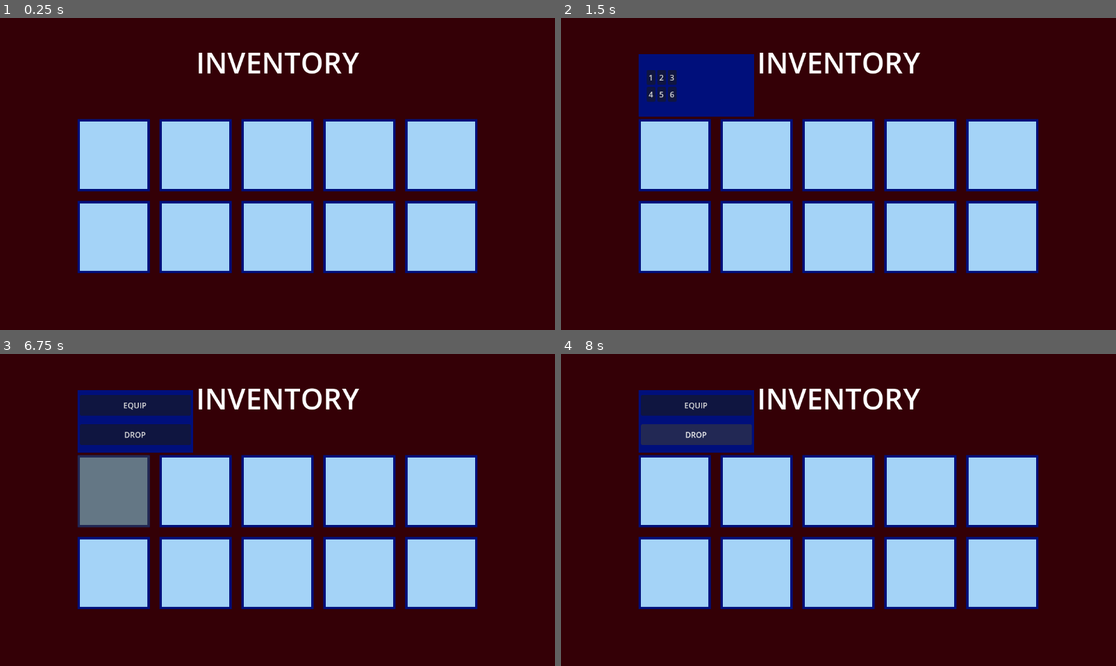
Above: before the commit, frames 1-4 (two rows, left to right).
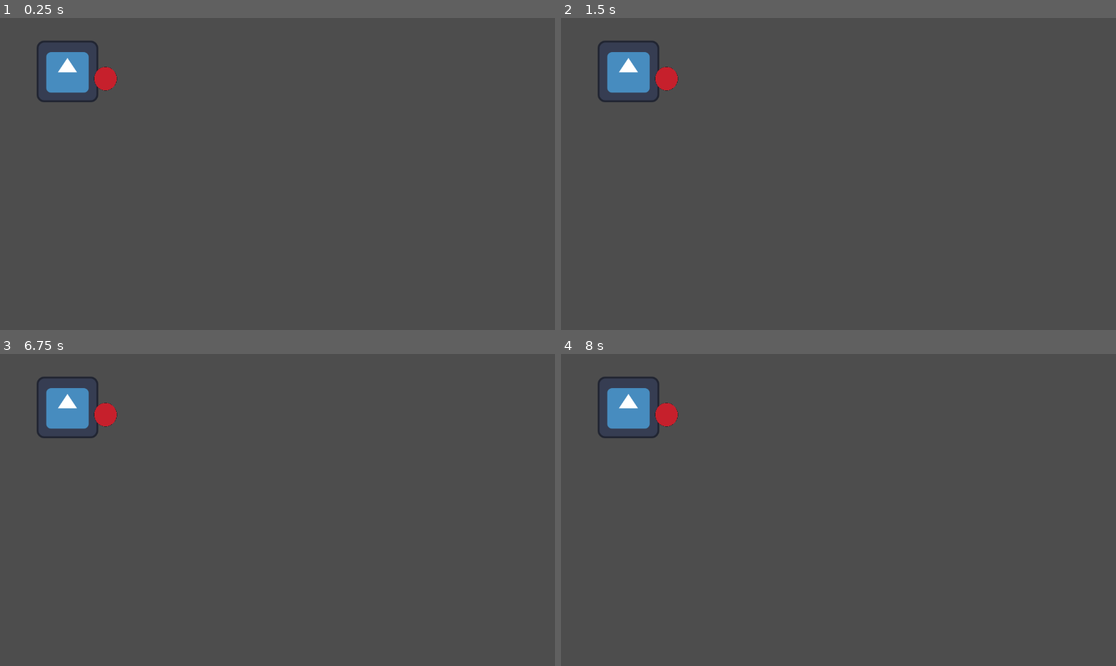
Above: after the commit, the same moments.

Repository: Pkb-Codes/zekome
Game: Godot game, scene res://Dev_sandboxes/dev_bhargav.tscn
Two runs of this game, one before a commit and one after it. Both use one fixed random seed, a clock stepped at 60 frames per second and the inputs below. Before the commit the project starts from res://scenes/inventory_ui.tscn. The engine's default icon, where the game draws it, is replaced by a stand-in: a white triangle on a blue panel in a dark square.
Inputs (mouse positions are in pixels of both pictures, inside the frame that each line leads up to):
- Up to frame 1 (0.25 s): no input
- Up to frame 2 (1.5 s): click (672, 155) at 0.52 s; click (694, 67) at 1.25 s, where only the run before the commit has a clickable "EQUIP"
- Up to frame 3 (6.75 s): click (88, 413) at 2 s, where only the run before the commit has a clickable "1"; click (99, 413) at 2.75 s, where only the run before the commit has a clickable "2"; click (111, 413) at 3.5 s, where only the run before the commit has a clickable "3"; click (88, 428) at 4.25 s, where only the run before the commit has a clickable "4"; click (99, 428) at 5 s, where only the run before the commit has a clickable "5"; click (111, 428) at 5.75 s, where only the run before the commit has a clickable "6"; click (111, 491) at 6.52 s
- Up to frame 4 (8 s): click (694, 435) at 7.25 s, where only the run before the commit has a clickable "DROP"

The runs differ from the first frame. In frame 1, 100% of the frame differs, in the area x 0-100%, y 0-100%; in frame 2, 100%; in frame 3, 100%; in frame 4, 100%.

Commit message:
small update
small update

Diff:
--- a/Dev_sandboxes/dev_bhargav.tscn
+++ b/Dev_sandboxes/dev_bhargav.tscn
@@ -1,3 +1,23 @@
 [gd_scene format=3 uid="uid://2esxhopx8pvj"]
 
+[ext_resource type="Texture2D" uid="uid://bfwe834v0dt4n" path="res://sprites/icon.svg" id="1_n6apj"]
+[ext_resource type="PackedScene" uid="uid://uqeqkjjvbgd7" path="res://scenes/inventory_item.tscn" id="2_rfv72"]
+[ext_resource type="Texture2D" uid="uid://cbqrgslqef3so" path="res://sprites/red_circle.png" id="3_crpsv"]
+[ext_resource type="PackedScene" uid="uid://d4drpj2q5b4j0" path="res://scenes/inventory_ui.tscn" id="4_j4r4q"]
+
 [node name="Dev_Bhargav" type="Node" unique_id=137256716]
+
+[node name="player" type="Node2D" parent="." unique_id=279445806]
+position = Vector2(140, 111)
+
+[node name="Sprite2D" type="Sprite2D" parent="player" unique_id=1501260537]
+texture = ExtResource("1_n6apj")
+
+[node name="inventory_item" parent="." unique_id=1025020928 instance=ExtResource("2_rfv72")]
+position = Vector2(219, 126)
+scale = Vector2(3.000629, 3.148923)
+item_type = "col"
+item_name = "red"
+item_texture = ExtResource("3_crpsv")
+
+[node name="Inventory_UI" parent="." unique_id=1900014633 instance=ExtResource("4_j4r4q")]
--- a/project.godot
+++ b/project.godot
@@ -11,7 +11,7 @@
 [application]
 
 config/name="Zekome"
-run/main_scene="uid://d4drpj2q5b4j0"
+run/main_scene="uid://2esxhopx8pvj"
 config/features=PackedStringArray("4.6", "Forward Plus")
 config/icon="res://sprites/icon.svg"
 
--- a/scenes/inventory_ui.tscn
+++ b/scenes/inventory_ui.tscn
@@ -6,6 +6,7 @@
 
 [node name="Inventory_UI" type="CanvasLayer" unique_id=1900014633]
 process_mode = 3
+visible = false
 script = ExtResource("1_tahbm")
 
 [node name="ColorRect" type="ColorRect" parent="." unique_id=775560368]
--- a/scripts/global autoloads/Global_inventory.gd
+++ b/scripts/global autoloads/Global_inventory.gd
@@ -3,6 +3,10 @@
 # inventory items
 var inventory = []
 var inventory_size = 10
+
+#hotbar items
+var hotbar = []
+var hotbar_size = 6
 
 # custom signal
 signal inventory_updated
@@ -16,7 +20,9 @@
 func _ready():
 	# this will fix the inventory size to inventory_size
 	inventory.resize(inventory_size)
+	hotbar.resize(hotbar_size)
 
+#inventory items management functions
 func add_item(item):
 	for i in range(inventory_size):
 		if inventory[i] != null and inventory[i]["name"] == item["name"] and inventory[i]["type"] == item["type"]:
@@ -29,8 +35,23 @@
 			return true
 		return false
 
-func remove_item():
+func remove_item(item):
+	for i in range(inventory_size):
+		if inventory[i] != null and inventory[i]["name"] == item["name"] and inventory[i]["typr"] == item["type"]:
+			inventory[i]["quantity"] -= 1
 	inventory_updated.emit()
+
+#hotbar items management functions
+func add_item_hotbar(item):
+	for i in range(hotbar_size):
+		if hotbar[i] == null:
+			hotbar[i] = item
+			inventory_updated.emit()
+			return true
+		return false
+
+func remove_item_hotbar(item):
+	pass
 
 #func set_player_reference(player):
 	# have to set player reference from player script to make it work
